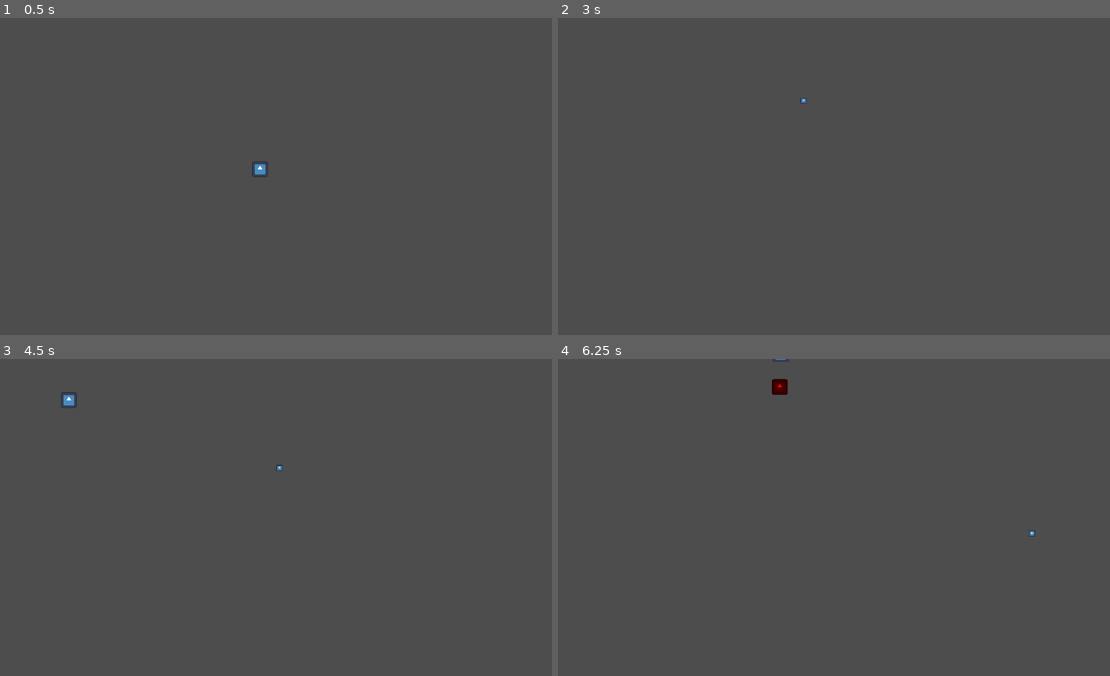
Above: before the commit, frames 1-4 (two rows, left to right).
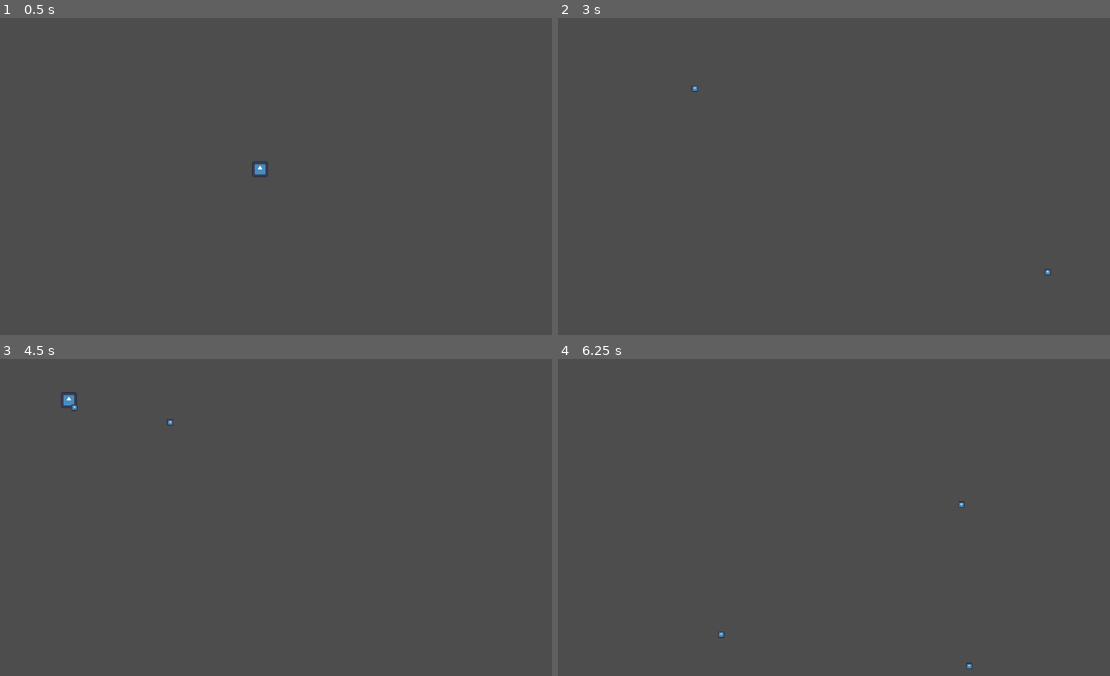
Above: after the commit, the same moments.

Repository: ChaffeyGameDevelopmentClub/SpaceCowboy
Game: Godot game, scene res://Test Stuff/test_scene.tscn
The game is run twice, just before and just after one commit, with the same random seed, the same clock (stepped at 60 frames per second) and the same inputs. The project has no main scene, so this scene is started directly. The engine's default icon, where the game draws it, is replaced by a stand-in: a white triangle on a blue panel in a dark square.
Inputs (mouse positions are in pixels of both pictures, inside the frame that each line leads up to):
- Up to frame 1 (0.5 s): no input
- Up to frame 2 (3 s): tap Enter at 0.5, 2.75 s; move the mouse to (800, 239) at 0.52 s; press the mouse at (800, 239) at 0.53 s; hold W (Up) 0.53-2.03 s; move the mouse to (999, 224) at 1.27 s; release the mouse at (999, 224) at 1.28 s; click (999, 224) at 1.35 s; tap Space at 2 s; move the mouse to (657, 128) at 2.02 s; press the mouse at (657, 128) at 2.03 s; hold A (Left) from 2.03 s (still down); move the mouse to (856, 176) at 2.77 s; release the mouse at (856, 176) at 2.78 s; click (856, 176) at 2.85 s
- Up to frame 3 (4.5 s): tap Space at 3.5 s; move the mouse to (187, 438) at 3.52 s; release A (Left) at 3.53 s; press the mouse at (187, 438) at 3.53 s; hold S (Down) 3.53-4.28 s; move the mouse to (391, 501) at 4.27 s; release the mouse at (391, 501) at 4.28 s; hold D (Right) from 4.28 s (still down); click (391, 501) at 4.35 s
- Up to frame 4 (6.25 s): move the mouse to (718, 533) at 5.02 s; release D (Right) at 5.03 s; press the mouse at (718, 533) at 5.03 s; hold W (Up) 5.03-5.78 s; tap Enter at 5.75 s; move the mouse to (883, 447) at 5.77 s; release the mouse at (883, 447) at 5.78 s; hold D (Right) from 5.78 s (still down); click (883, 447) at 5.85 s

Frame 1 is identical in both runs. In frame 2, less than 0.1% of the frame differs, in the area x 24-90%, y 21-82%; in frame 3, less than 0.1%; in frame 4, 0.2%, in the area x 29-87%, y 0-98%.

Commit message:
some dmg calc stuff idk

Diff:
--- a/Godot/spacecowboys/Enemy/enemy.gd
+++ b/Godot/spacecowboys/Enemy/enemy.gd
@@ -1,11 +1,11 @@
 extends CharacterBody2D
 
-
 const SPEED = 10
-
+var dmg_mult = 10
 var health:int = 5
-
 var player = null
+enum TEAM {PLAYER, ENEMY}
+var team = TEAM.ENEMY
 
 func _physics_process(delta: float) -> void:
 	if player:
@@ -19,6 +19,6 @@
 func _on_hitbox_area_entered(area: Area2D) -> void:
 	#We can make this depend on collision layer for performance
 	if area.is_in_group("Bullet"):
-		health-=1
-		if health==0:
+		health -= area.dmg * dmg_mult
+		if health<=0:
 			queue_free()
--- a/Godot/spacecowboys/Player/player.gd
+++ b/Godot/spacecowboys/Player/player.gd
@@ -19,9 +19,10 @@
 
 func _input(event: InputEvent) -> void:
 	if event.is_action_pressed("Shoot"):
-		var shoot_direction = get_global_mouse_position() - global_position
+		var shoot_direction = (get_global_mouse_position() - global_position).normalized()
 		var bullet = BULLET_RESOURCE.instantiate()
 		add_sibling(bullet)
 		bullet.global_position = global_position
-		bullet.SPEED = 5
+		bullet.SPEED = 400
+		bullet.dmg = 1
 		bullet.DIRECTION = shoot_direction
--- a/Godot/spacecowboys/bullet.gd
+++ b/Godot/spacecowboys/bullet.gd
@@ -3,7 +3,7 @@
 
 var SPEED:int = 30
 var DIRECTION:Vector2 = Vector2(1,0)
-
+var dmg:int = 10
 # Called every frame. 'delta' is the elapsed time since the previous frame.
 func _process(delta: float) -> void:
 	global_position += SPEED * delta * DIRECTION
